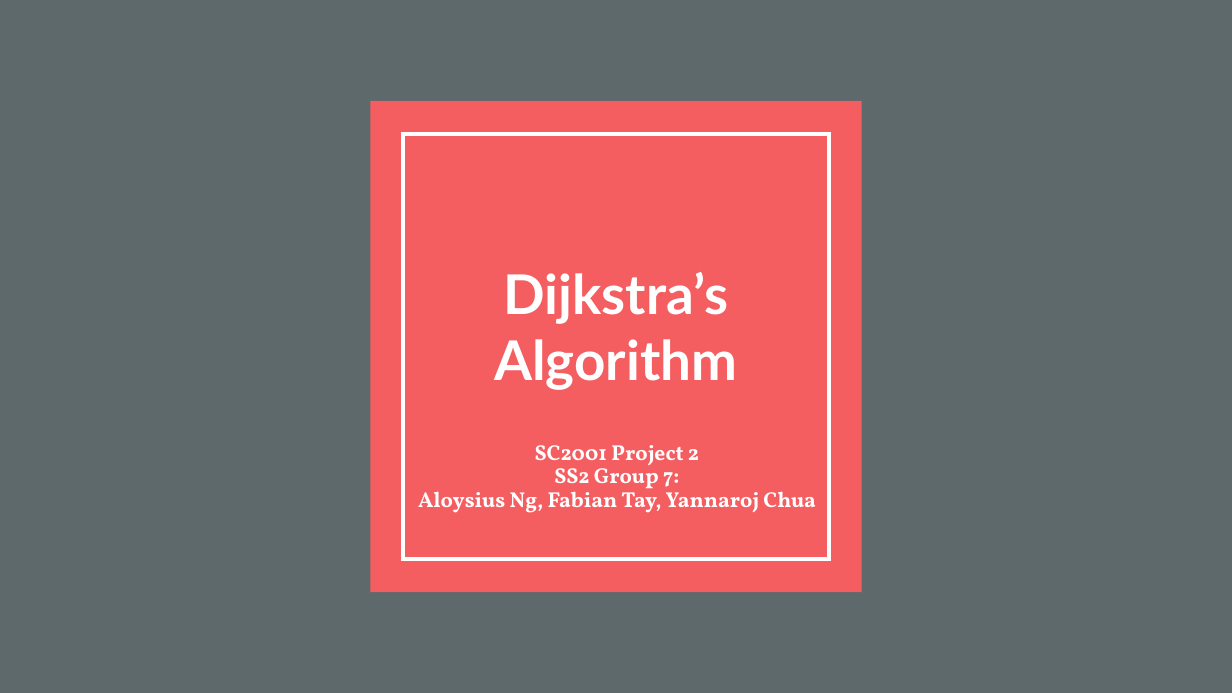
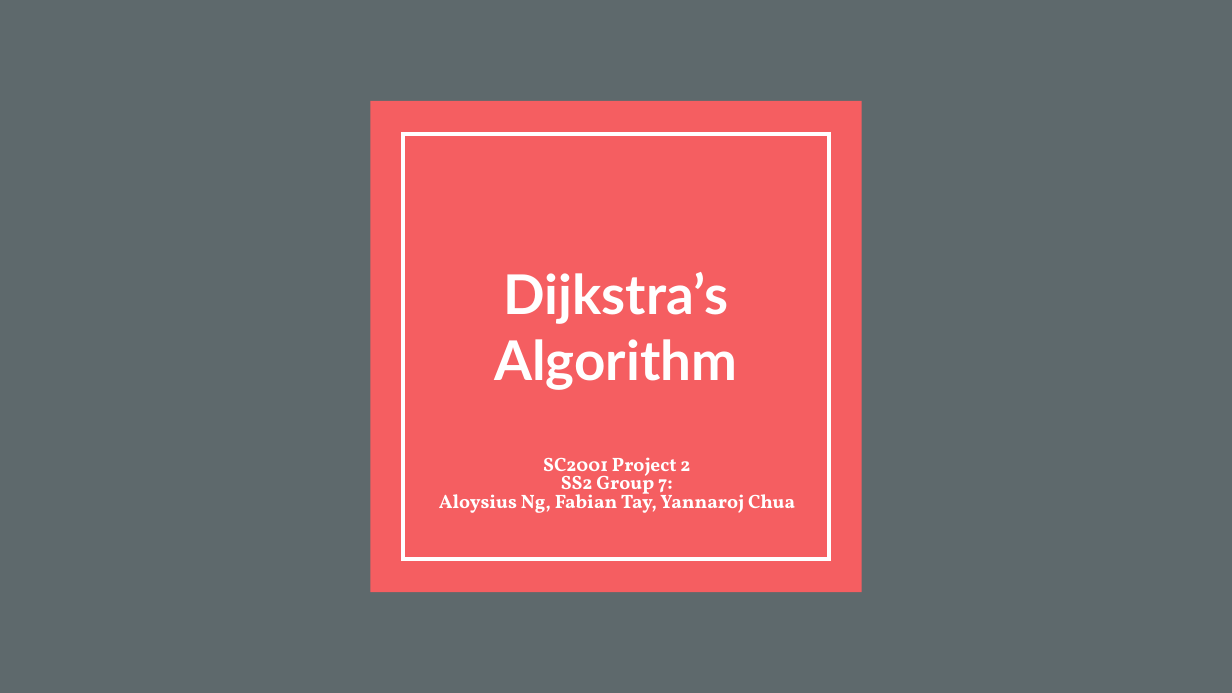
Before and after one commit to marcushooi/SC2001-Algorithm-Design-And-Analysis, a slide deck: slide 1 of Project 2/References/Slides/Project 2- another group.pptx. Drawn at 1232x693 pixels with LibreOffice and Linux fonts; fonts in the diff are those of the drawing. Boxes give left, top, right and bottom in pixels: in the first picture for what was removed or moved away, otherwise in the second. Text is boxed around its words. In the diff, an @@ line names an element or a change of style, - is before the commit and + after.

```diff
--- a/Project 2/References/Slides/Project 2- another group.pptx
+++ b/Project 2/References/Slides/Project 2- another group.pptx
@@ subtitle "SC2001 Project 2" at <box>439,457,795,513</box>: size 12.6 to 11.2 pt; line spacing 0.9 to 0.8 @@
```
Also in this commit, not shown: 4 other slides changed, 1 other file.
